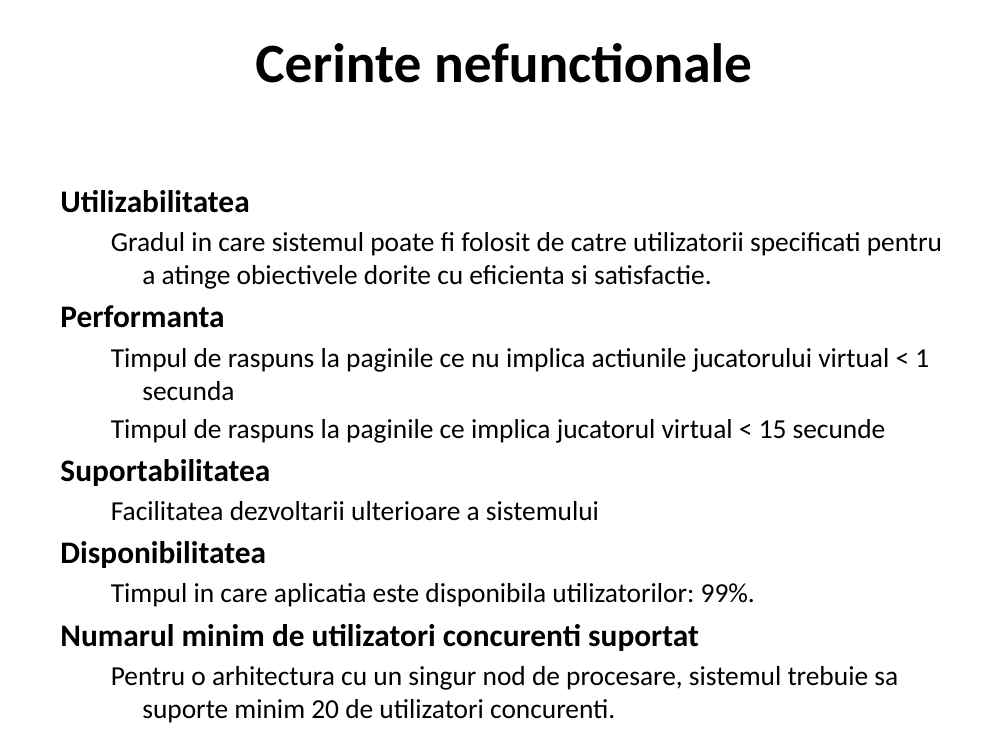
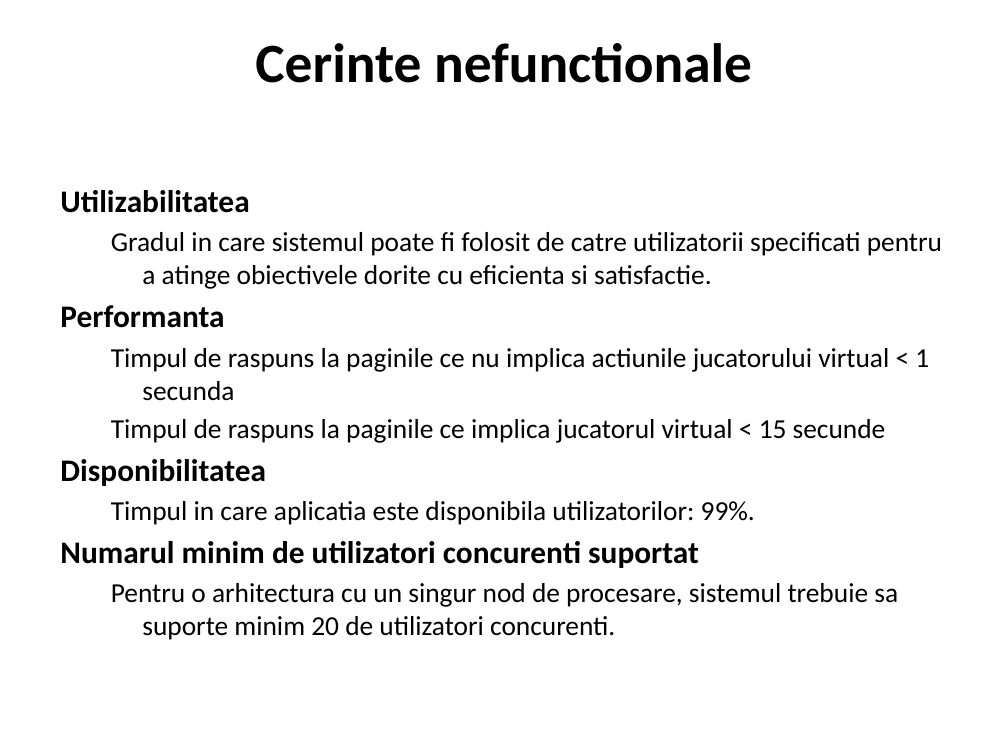
Before and after one commit to davidbalazs/chessEngine-documentation, a slide deck: slide 11 of Documentation written by me/Documente facute pentru facultate/SI_prezentare_finala.pptx. Drawn at 1008x756 pixels with LibreOffice and Linux fonts; fonts in the diff are those of the drawing; background and template pictures are left out. Boxes give left, top, right and bottom in pixels: in the first picture for what was removed or moved away, otherwise in the second. Text is boxed around its words. In the diff, an @@ line names an element or a change of style, - is before the commit and + after.

```diff
--- a/Documentation written by me/Documente facute pentru facultate/SI_prezentare_finala.pptx
+++ b/Documentation written by me/Documente facute pentru facultate/SI_prezentare_finala.pptx
@@ text at (60,459,599,521): paragraphs removed @@
-Suportabilitatea
-  Facilitatea dezvoltarii ulterioare a sistemului
```
Also in this commit, not shown: 8 other slides changed, 2 slides removed, 9 other files.
